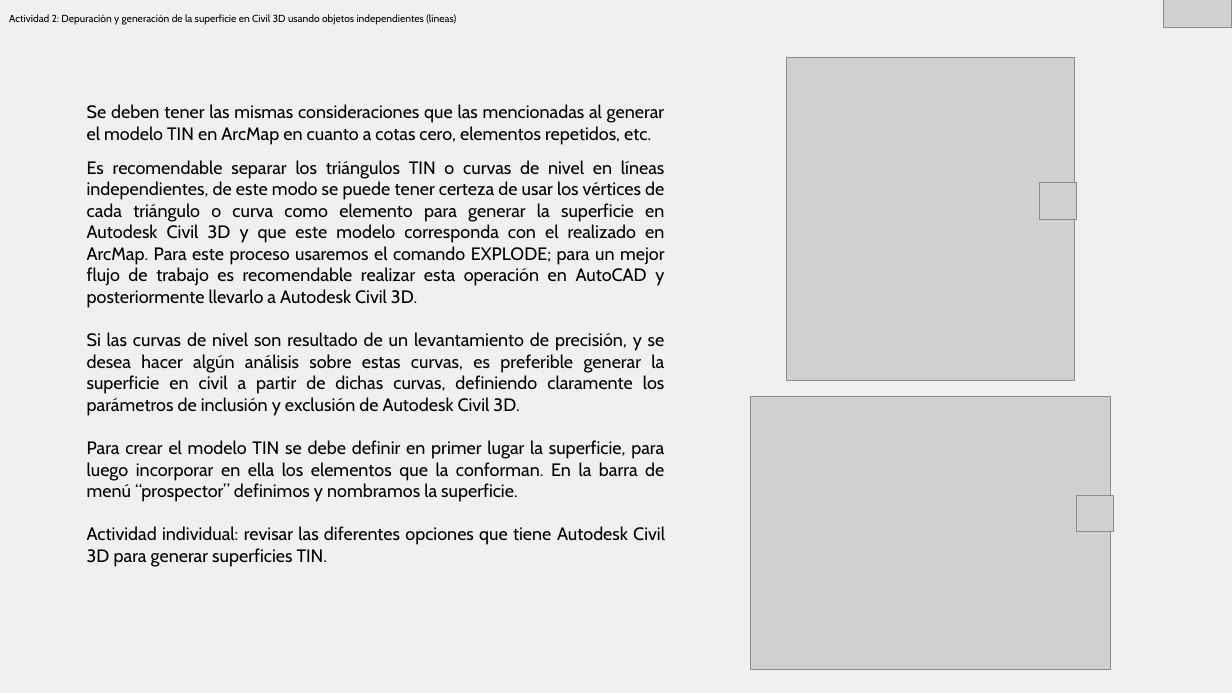
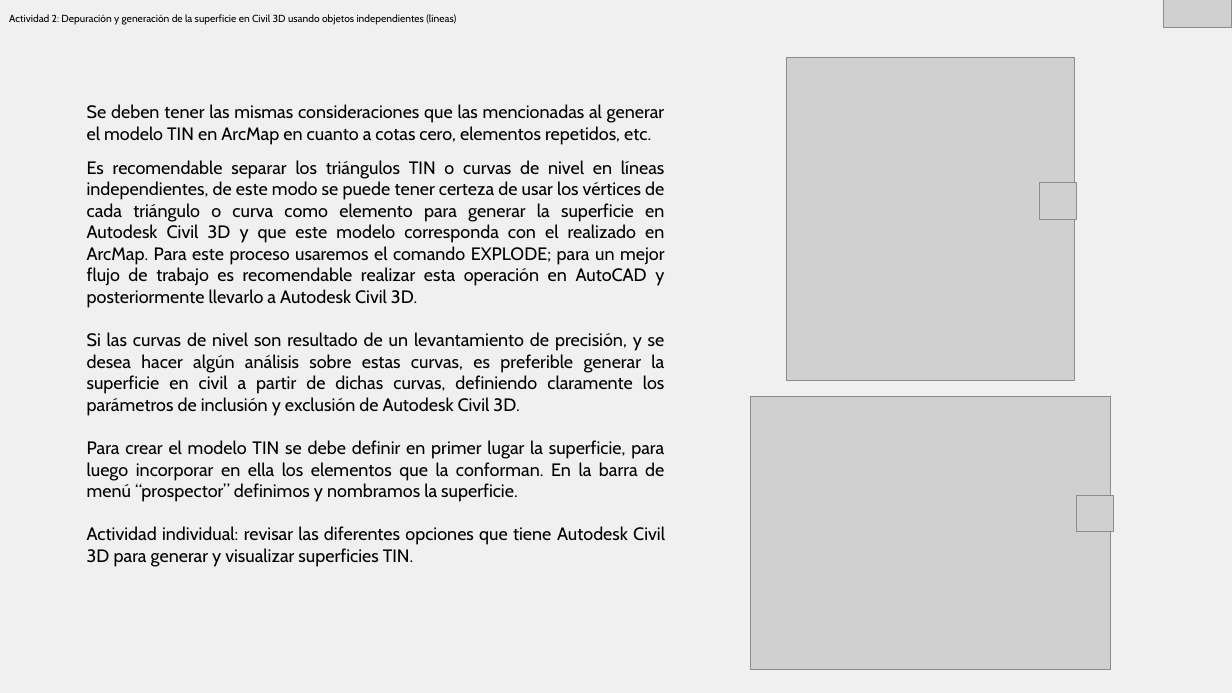
Before and after one commit to rcfdtools/R.HCMC, a slide deck: slide 7 of activity/M02A01/M02A01.pptx. Drawn at 1232x693 pixels with LibreOffice and Linux fonts; fonts in the diff are those of the drawing; grey boxes stand for pictures. Boxes give left, top, right and bottom in pixels: in the first picture for what was removed or moved away, otherwise in the second. Text is boxed around its words. In the diff, an @@ line names an element or a change of style, - is before the commit and + after.

```diff
--- a/activity/M02A01/M02A01.pptx
+++ b/activity/M02A01/M02A01.pptx
@@ text at [87, 526, 665, 567]: text changed @@
-Actividad individual: revisar las diferentes opciones que tiene Autodesk Civil 3D para generar superficies TIN.
+Actividad individual: revisar las diferentes opciones que tiene Autodesk Civil 3D para generar y visualizar superficies TIN.
```
Also in this commit, not shown: 1 other slide changed, 1 other file.
